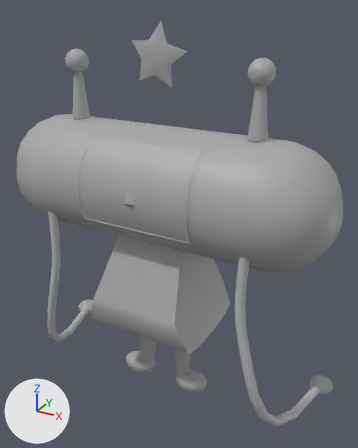
The FBX model Assets/Meshes/M_GK_Chara_001.fbx, before and after one commit.
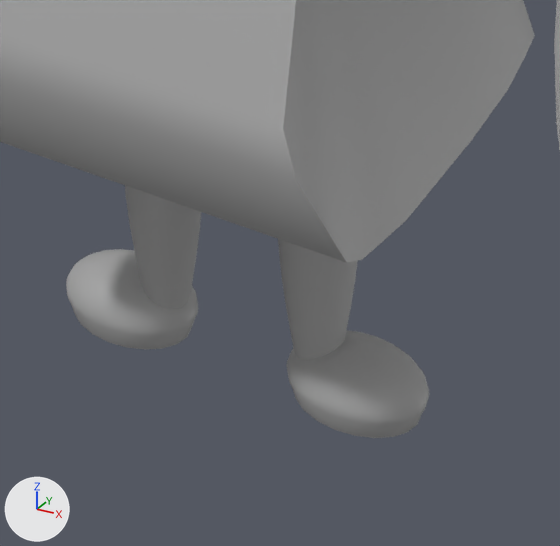
Each version is shown whole from a 50 mm camera at (0.566, -0.948, 0.941) aimed at (0.025, 0.034, 0.449), then close up on the part from 31% to 66% of the width and 66% to 93% of the height. The axes (+X, +Y, +Z) are drawn at lower left. The lights are the same throughout. Where no turn or scale is listed for an object, it has been applied to the vertices. Vertices at the same position are counted once.
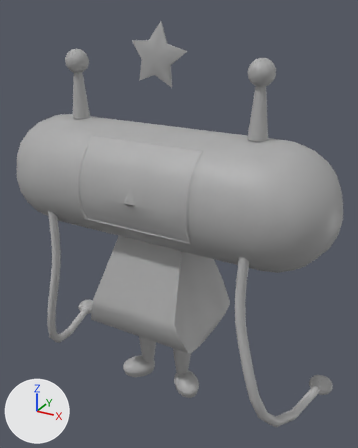
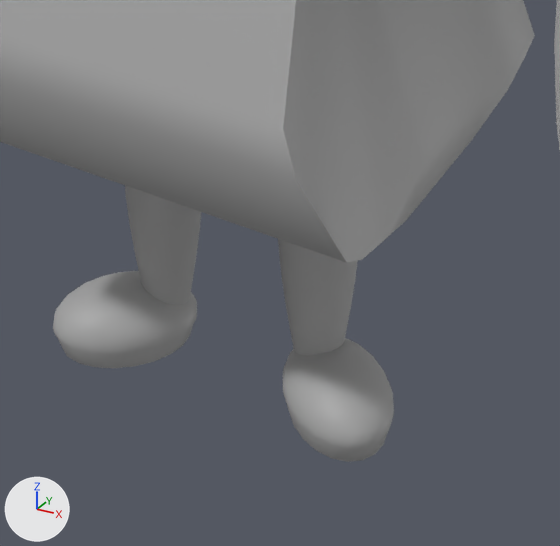
Diff of the bpy script that builds the scene:
```diff
--- a/Assets/Meshes/M_GK_Chara_001.fbx.py
+++ b/Assets/Meshes/M_GK_Chara_001.fbx.py
@@ me_mesh @@
 # used by ob_pcube5; location = (0.0, 0.0, 0.0)
-me_mesh.from_pydata(...)  # 3018 vertices, 3157 faces; spans x -0.426..0.425, y -0.147..0.189, z -0.013..0.914
+me_mesh.from_pydata(...)  # 3025 vertices, 3171 faces; spans x -0.426..0.425, y -0.147..0.189, z -0.013..0.914
+# me_mesh part 1: 745 vertices moved from x -0.127..0.127, y -0.031..0.031, z -0.003..0.038 to x -0.113..0.116, y -0.057..0.023, z -0.003..0.038; 10 vertices removed from x -0.1..0.081, y -0.008..0.018, z -0.003..0.037; 10 vertices added at x -0.075..0.08, y -0.045..0.006, z -0.003..0.037
+# me_mesh part 2: 2 vertices added at x 0.144..0.145, y -0.05..0.043, z 0.226..0.228
 me_mesh.materials.append(mat_standardsurface1)
```

Pixel boxes [x1, y1, x2, y2] of what changed, in the close-ups (560 x 546 px; the box of a moved part takes in the faces that stretch with it):
'pCube5', reshaped: before [0, 0, 560, 438]; after [0, 0, 560, 462]
part 1 of me_mesh, moved or reshaped: before [66, 249, 429, 438]; after [53, 271, 394, 462]
part 2 of me_mesh, added: after [348, 0, 508, 241]
